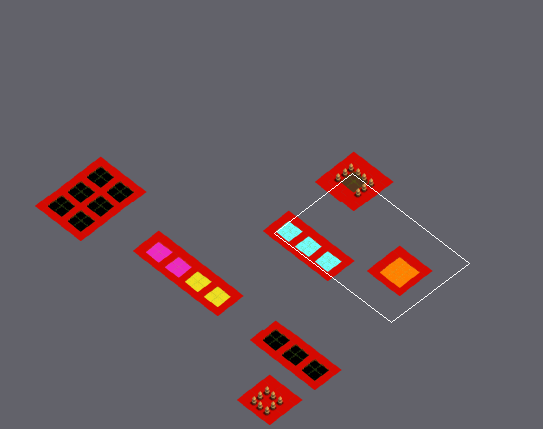
An edit to a level. Tiled map, Resources/map_03.tmx. The first picture is a wide view before the edit; the outline marks the close-up.
Close-up. Earlier state:
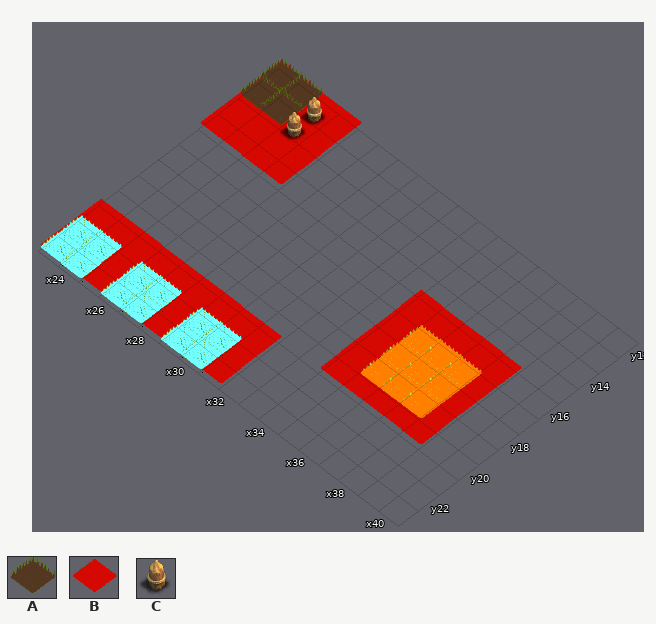
Cells are 55x42 px. Isometric: x runs down to the right, y down to the left. Shown: x 23..40, y 12..23. The commit also changed other parts of the map, which this record leaves out.
Key: from "tileset": A 5, B 7; from "wall_peg": C 0.
_ is an empty cell.
Layers that did not change in this view are not listed.
Layer "Domain" before, first column x 23:
12 BBBB______________
13 BBBB______________
14 BBBB______________
15 BBBB______________
16 ___________BBBBB__
17 ___________BBBBB__
18 ___________BBBBB__
19 ___________BBBBB__
20 ___________BBBBB__
21 BBBBBBBBB_________
22 BBBBBBBBB_________
23 BBBBBBBBB_________
After:
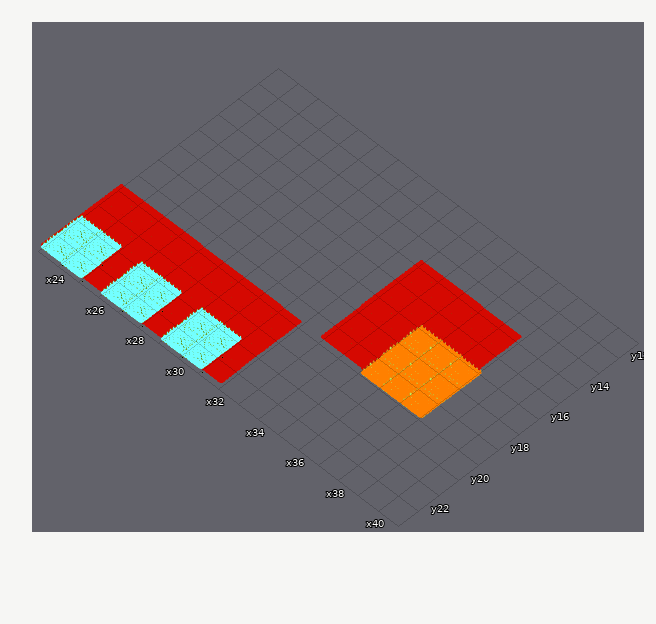
Edits made:
Layer "Domain":
The edit adds tile B in row 15 at x 33 to 37; in rows 16 to 19 at x 33; in row 20 at x 23 to 31.
The author cleared tile B in rows 12 to 15 at x 23 to 26; in rows 16 to 19 at x 38; in row 20 at x 34 to 38.
Layer "ArcherTower":
The author cleared tile A in rows 12 to 13 at x 23 to 24.
Layer "Wall":
The author cleared tile C in rows 12 to 13 at x 25.
Where, in picture pixels (left, top, right, bottom), the same in both close-ups:
changed: (101, 59, 522, 444)
